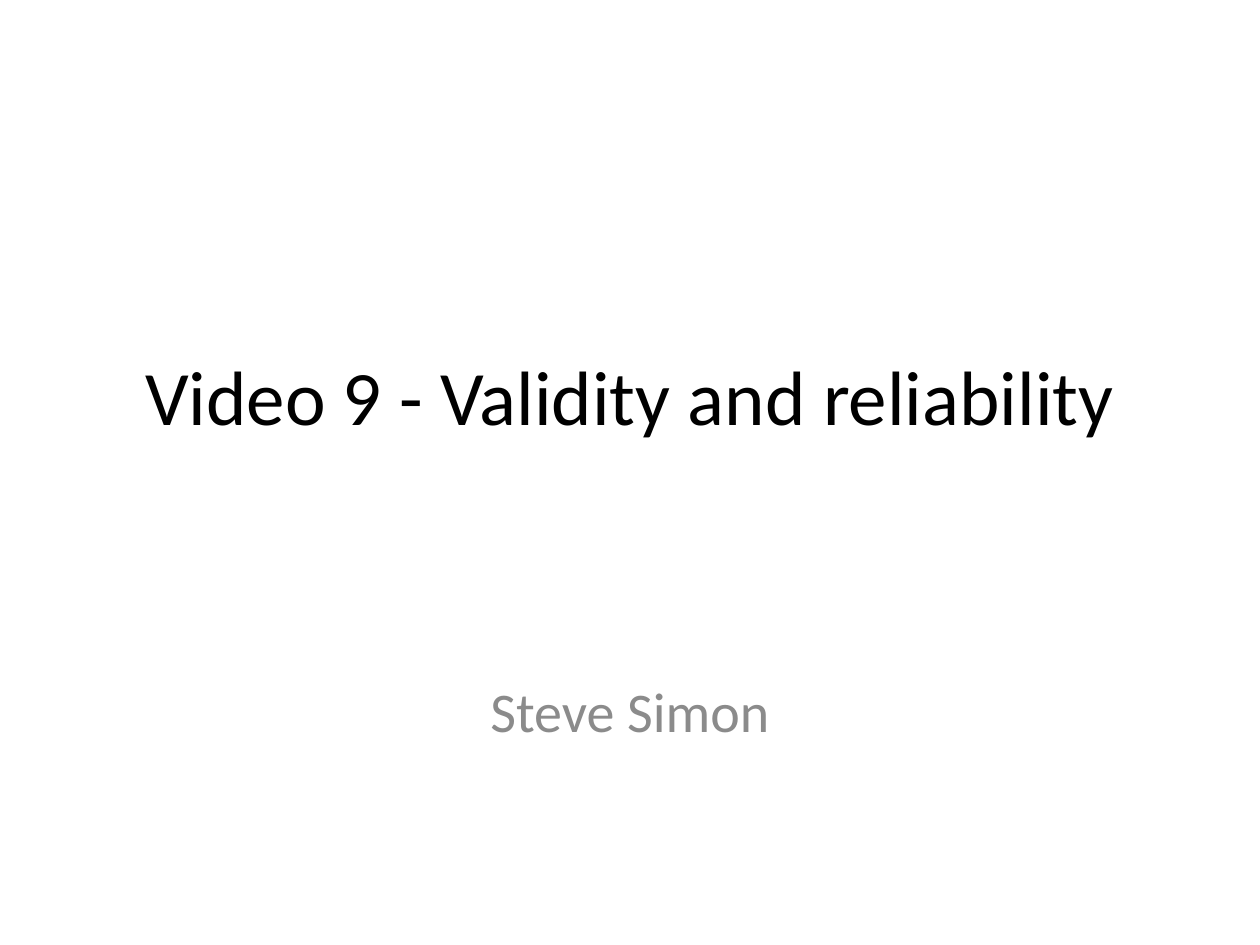
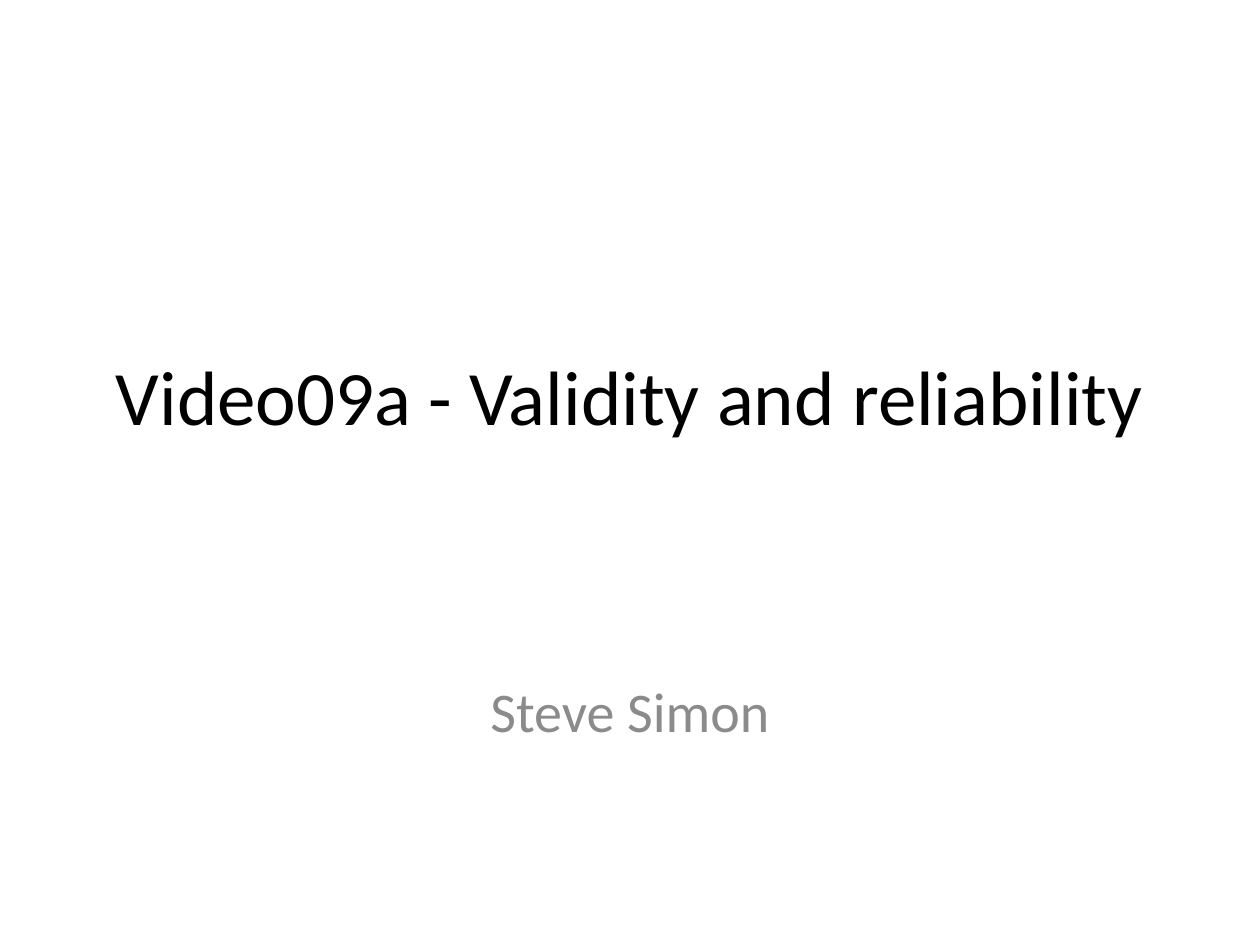
Before and after one commit to pmean/classes, a slide deck: slide 1 of clinical-research-methodology/results/video09a-validity.pptx. Drawn at 1260x945 pixels with LibreOffice and Linux fonts; fonts in the diff are those of the drawing. Boxes give left, top, right and bottom in pixels: in the first picture for what was removed or moved away, otherwise in the second. Text is boxed around its words. In the diff, an @@ line names an element or a change of style, - is before the commit and + after.

Commit message:
Updated video0a, 9b for Clinical Research Methods

```diff
--- a/clinical-research-methodology/results/video09a-validity.pptx
+++ b/clinical-research-methodology/results/video09a-validity.pptx
@@ title at [116,371,1142,438]: text changed @@
-Video 9 - Validity and reliability
+Video09a - Validity and reliability
```
Also in this commit, not shown: 13 other files.
